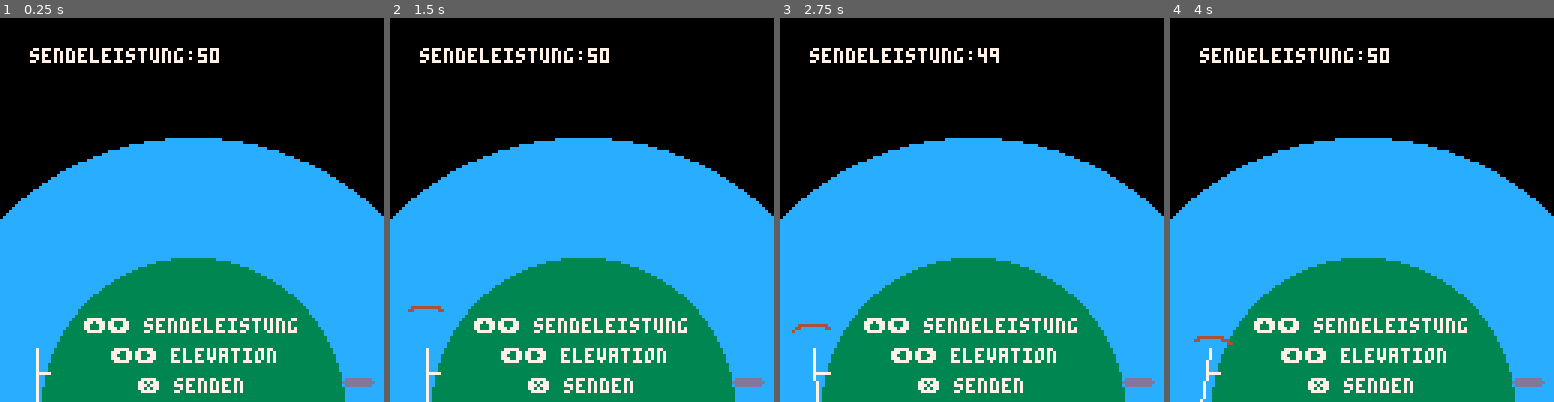
Above: before the commit, frames 1-4 (left to right).
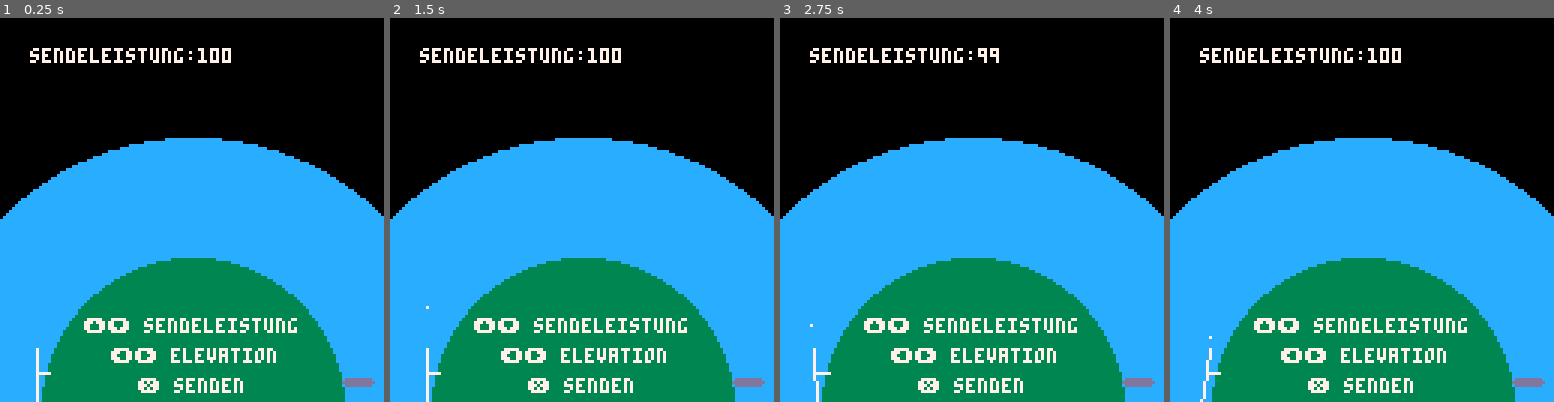
Above: after the commit, the same moments.

Repository: do1eh/PICO-8
Game: PICO-8 cartridge marconiusa.p8
The game is run twice, just before and just after one commit, with the same random seed, the same clock (stepped at 60 frames per second) and the same inputs.
Inputs:
- Up to frame 1 (0.25 s): no input
- Up to frame 2 (1.5 s): tap O (Z key) at 0.33, 0.7, 1.43 s; tap X (X key) at 1.07 s
- Up to frame 3 (2.75 s): hold Left 1.97-2.37 s; tap X (X key) at 2.07, 2.4, 2.73 s; tap O (Z key) at 2.22 s; hold Down from 2.42 s (still down)
- Up to frame 4 (4 s): release Down at 2.82 s; hold Right 2.87-3.53 s; tap X (X key) at 3.07, 3.4, 3.73 s; tap O (Z key) at 3.1, 3.98 s; hold Up from 3.58 s (still down)

The runs differ from the first frame. In frame 1, 0.1% of the frame differs, in the area x 51-61%, y 7-12%; in frame 2, 0.2%; in frame 3, 0.1%; in frame 4, 0.2%, in the area x 6-61%, y 7-86%.

Commit message:
1. reflektion

Diff:
--- a/marconiusa.p8
+++ b/marconiusa.p8
@@ -128,8 +128,8 @@
 
 function game_init()
 
- sender={x=12,y=118,elevation=0,power=50}
- welle={startx=12,starty=118,x=12,y=118,winkel=0,power=50,start=true}
+ sender={x=12,y=118,elevation=0,power=100}
+ welle={startx=12,starty=118,x=12,y=118,winkel=0,power=100,start=true}
  strecke=1
  win=false
  lose=false
@@ -161,21 +161,25 @@
       win=true
    end
 
-   if not welle.start and pget(sensor.x,sensor.y)==0 then
+   if not welle.start and (pget(sensor.x,sensor.y)==0 or pget(sensor.x,sensor.y)==3) then
       --welle={startx=12,starty=118,x=12,y=118,winkel=0,power=50,start=true}
       strecke=0
       printh('spiegel')
-      welle.startx=welle.y
+      welle.startx=welle.x
       welle.starty=welle.y
       spiegelwinkel=get_angle(64, 130, welle.x, welle.y)
       --spiegelwinkel+=0.5
       --normalisieren
-      if (spiegelwinkel>1) spiegelwinkel-=1
-      winkeldiffenrenz=welle.winkel
-      printh('ele'..sender.elevation)
+      --printh('ele'..sender.elevation)
+      printh('sw'..spiegelwinkel)
       printh ('ww'..welle.winkel)
-      printh('sw'..spiegelwinkel)
-      welle.winkel=spiegelwinkel
+      --welle.winkel=(2*spiegelwinkel -welle.winkel+1)%1
+      welle.winkel+=0.5
+      welle.winkel+=spiegelwinkel
+      printh ('rw'..welle.winkel)
+      --if (spiegelwinkel>1) spiegelwinkel-=1
+      --winkeldiffenrenz=welle.winkel
+      --welle.winkel=spiegelwinkel
     end
 
 
@@ -298,7 +302,8 @@
     if (welle.power>0 and welle.start==false) then
     --printh(welle.x)
     --printh(welle.y)
-     draw_segment(welle.x, welle.y+10, 10, 0.15+welle.winkel, 0.35+welle.winkel, 4)
+    pset(welle.x,welle.y,7)
+     --draw_segment(welle.x, welle.y+10, 10, 0.15+welle.winkel, 0.35+welle.winkel, 4)
     else
       welle.start=true
       init_welle()
@@ -415,7 +420,8 @@
     local dx = zielx - ursprungx
     local dy = ursprungy - ziely
     local norm_winkel = atan2(dx, dy)
-     if norm_winkel < 0 then
+    norm_winkel-=0.5
+    if norm_winkel < 0 then
         norm_winkel += 1
     end
     --norm_winkel=norm_winkel*360+90
